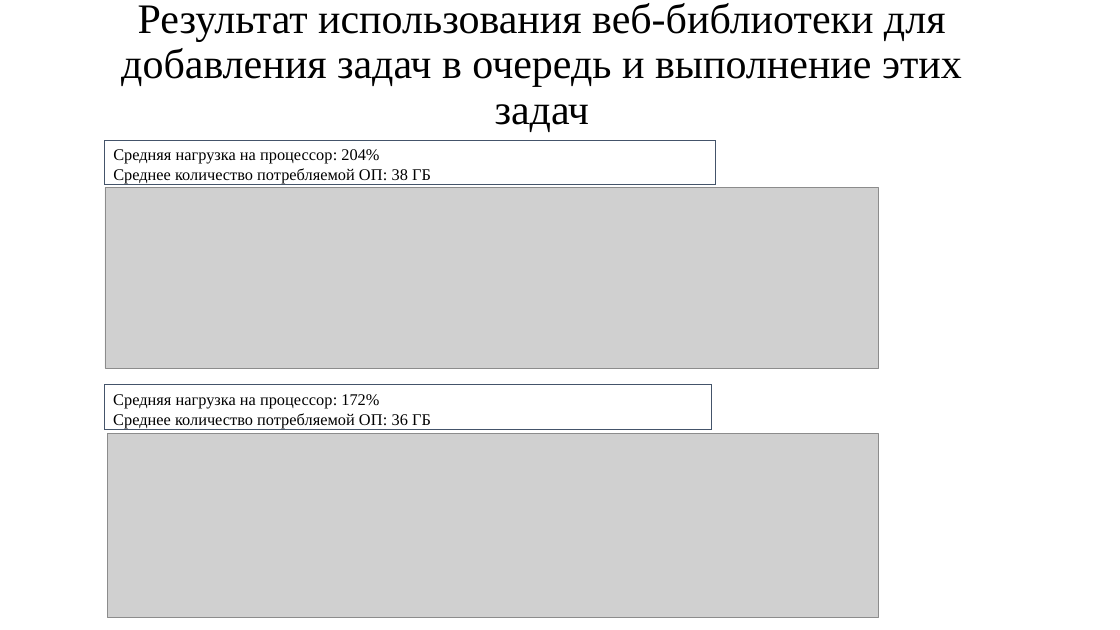
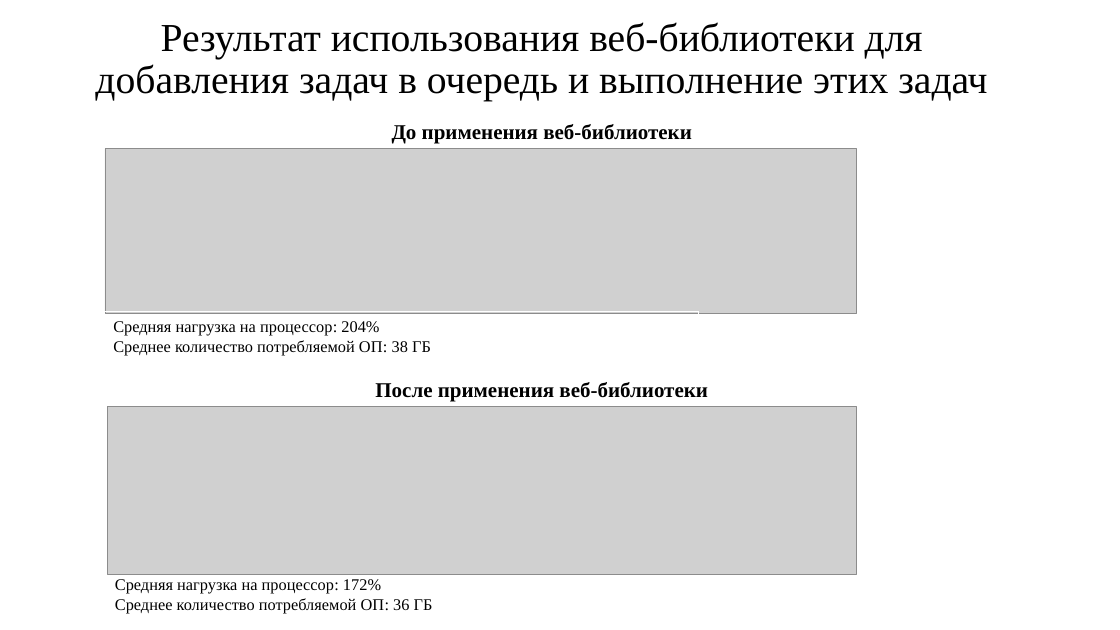
Before and after one commit to IgorTyutyunov/-, a slide deck: slide 13 of ВКР_5.pptx (slide 12 before the commit). Drawn at 1120x630 pixels with LibreOffice and Linux fonts; fonts in the diff are those of the drawing; grey boxes stand for pictures. Boxes give left, top, right and bottom in pixels: in the first picture for what was removed or moved away, otherwise in the second. Text is boxed around its words. In the diff, an @@ line names an element or a change of style, - is before the commit and + after.

```diff
--- a/ВКР_5.pptx
+++ b/ВКР_5.pptx
@@ title "Результат использования веб-библиотеки для добавления ..." moved from (x1=121, y1=3, x2=962, y2=132) to (x1=95, y1=22, x2=987, y2=102) @@
@@ title "Результат использования веб-библиотеки для добавления ..." at (x1=95, y1=22, x2=987, y2=102): size 36 to 34 pt @@
@@ picture resized from (x1=105, y1=188, x2=879, y2=369) to (x1=105, y1=149, x2=857, y2=313) @@
@@ text added at (x1=392, y1=124, x2=692, y2=144), 18 pt, text #000000, bold @@
+До применения веб-библиотеки
@@ rectangle "Средняя нагрузка на процессор: 204%" resized from (x1=105, y1=140, x2=716, y2=185) to (x1=105, y1=312, x2=698, y2=352) @@
@@ rectangle "Средняя нагрузка на процессор: 204%" at (x1=105, y1=312, x2=698, y2=352): outline #44546A 0.75 pt to #FFFFFF 0.75 pt @@
@@ text added at (x1=375, y1=382, x2=708, y2=401), 18 pt, text #000000, bold @@
+После применения веб-библиотеки
@@ picture resized from (x1=107, y1=434, x2=878, y2=618) to (x1=107, y1=407, x2=856, y2=574) @@
@@ rectangle "Средняя нагрузка на процессор: 172%" at (x1=107, y1=571, x2=697, y2=611): outline #44546A 0.75 pt to #FFFFFF 0.75 pt @@
@@ rectangle "Средняя нагрузка на процессор: 172%" resized from (x1=105, y1=385, x2=712, y2=429) to (x1=107, y1=571, x2=697, y2=611) @@
```
Also in this commit, not shown: 3 other slides changed, 1 slide added.
